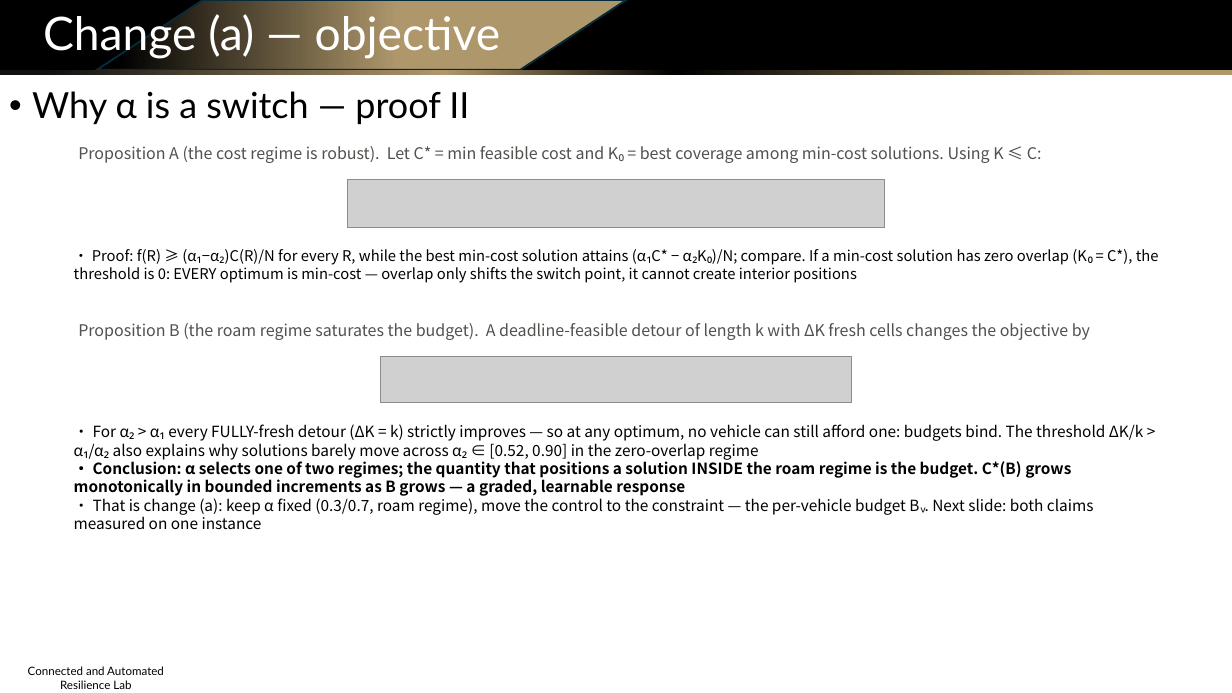
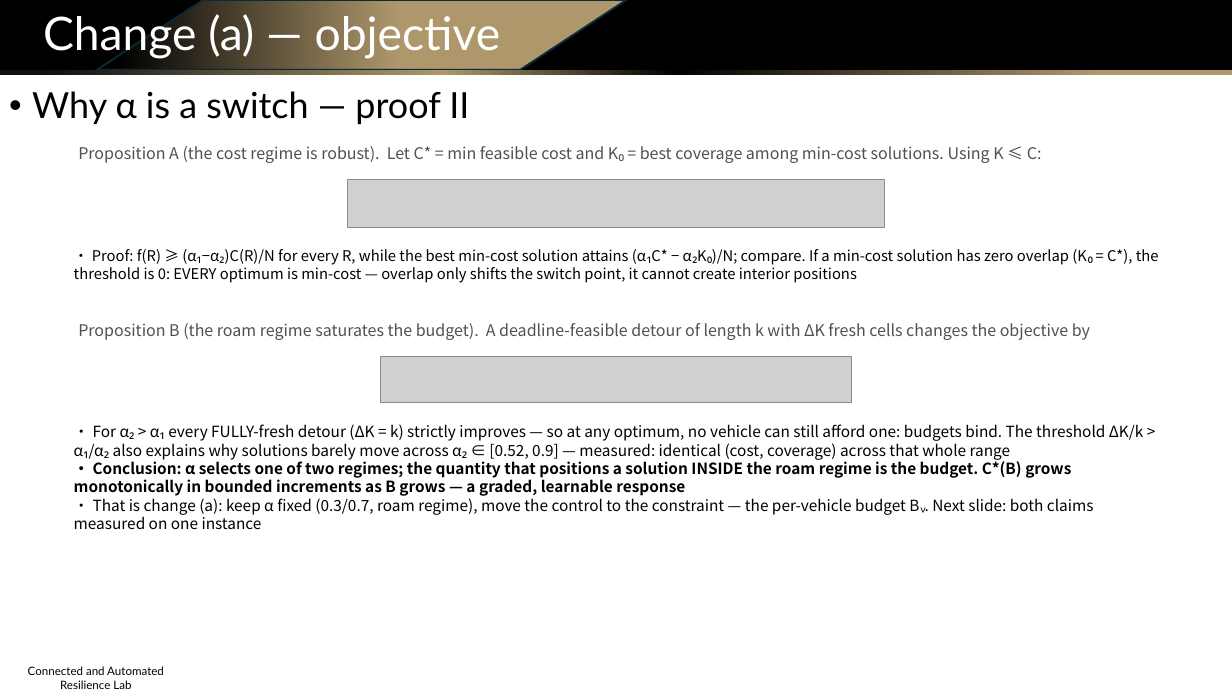
Before and after one commit to Dylan-Wyl10/RoboSense, a slide deck: slide 9 of experiments/20260804-budget-conditioning/ppt/sensing_routing_method_and_results.pptx. Drawn at 1232x693 pixels with LibreOffice and Linux fonts; fonts in the diff are those of the drawing; grey boxes stand for pictures; background and template pictures are left out. Boxes give left, top, right and bottom in pixels: in the first picture for what was removed or moved away, otherwise in the second. Text is boxed around its words. In the diff, an @@ line names an element or a change of style, - is before the commit and + after.

```diff
--- a/experiments/20260804-budget-conditioning/ppt/sensing_routing_method_and_results.pptx
+++ b/experiments/20260804-budget-conditioning/ppt/sensing_routing_method_and_results.pptx
@@ text at <box>93,424,1144,460</box>: text changed @@
-• For α₂ > α₁ every FULLY-fresh detour (ΔK = k) strictly improves — so at any optimum, no vehicle can still afford one: budgets bind. The threshold ΔK/k > α₁/α₂ also explains why solutions barely move across α₂ ∈ [0.52, 0.90] in the zero-overlap regime
+• For α₂ > α₁ every FULLY-fresh detour (ΔK = k) strictly improves — so at any optimum, no vehicle can still afford one: budgets bind. The threshold ΔK/k > α₁/α₂ also explains why solutions barely move across α₂ ∈ [0.52, 0.9] — measured: identical (cost, coverage) across that whole range
```
Also in this commit, not shown: 12 other slides changed, 26 other files.
